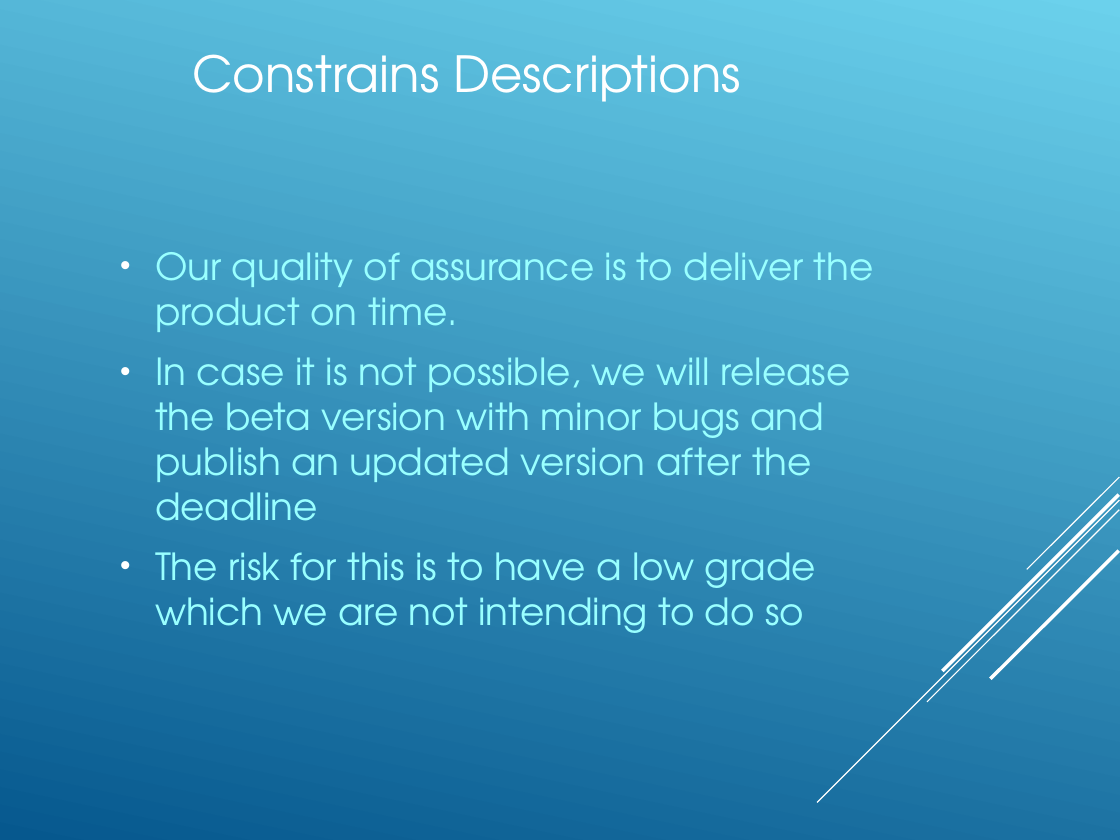
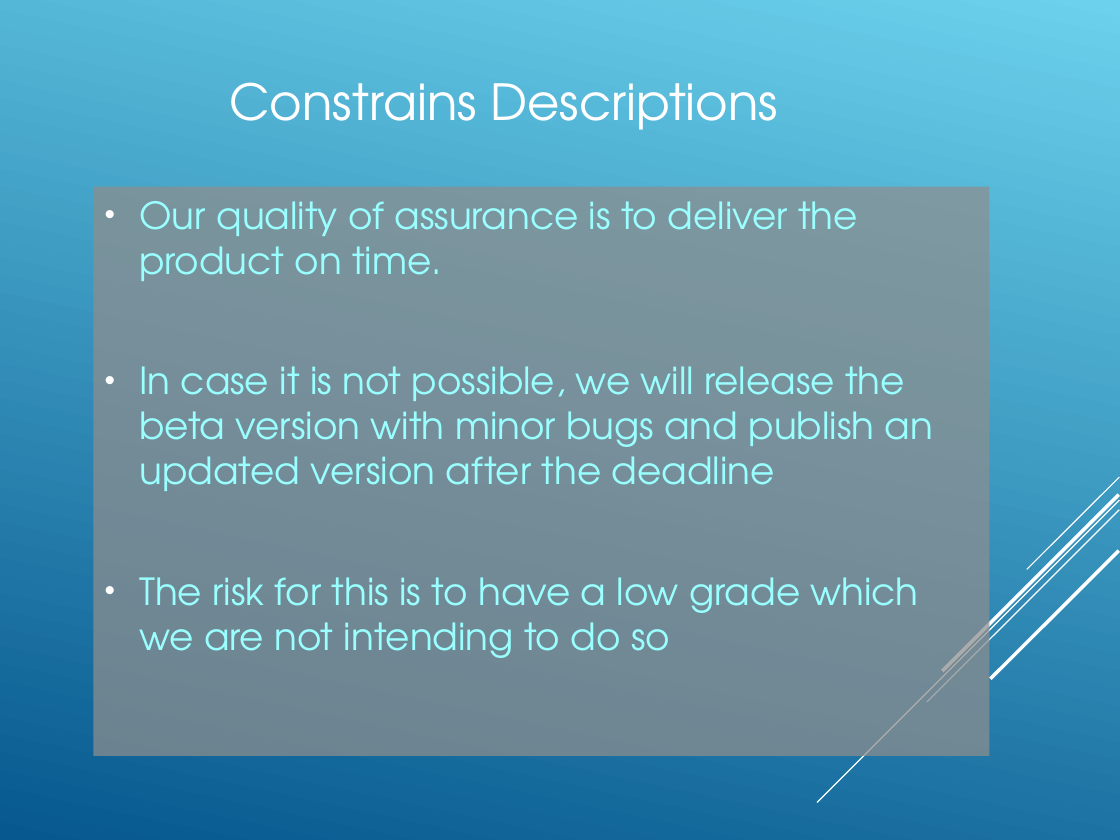
Before and after one commit to Amatarasu/A-Team, a slide deck: slide 9 of Power.Point.Presentation-bk.ppt. Drawn at 1120x840 pixels with LibreOffice and Linux fonts; fonts in the diff are those of the drawing. Boxes give left, top, right and bottom in pixels: in the first picture for what was removed or moved away, otherwise in the second. Text is boxed around its words. In the diff, an @@ line names an element or a change of style, - is before the commit and + after.

Commit message:
Fixed some formatting stuff on the powerpoint, its easier on the eyes and the formating was messy

```diff
--- a/Power.Point.Presentation-bk.ppt
+++ b/Power.Point.Presentation-bk.ppt
@@ background gradient #6BD1EC to #06588E to gradient #06588E to #6BD1EC @@
@@ title "Constrains Descriptions": place and size @@
-title "Constrains Descriptions" at [192,54,741,102]
+title "Constrains Descriptions" at [229,82,778,130]
@@ rectangle "Our quality of assurance is ...": place and size @@
-rectangle "Our quality of assurance is ..." at [155,252,874,633]
+rectangle "Our quality of assurance is ..." at [93,187,989,756]
@@ rectangle "Our quality of assurance is ..." at [93,187,989,756]: fill none to #8E8E8E at 73% opacity @@
```
Also in this commit, not shown: 34 other slides changed.
